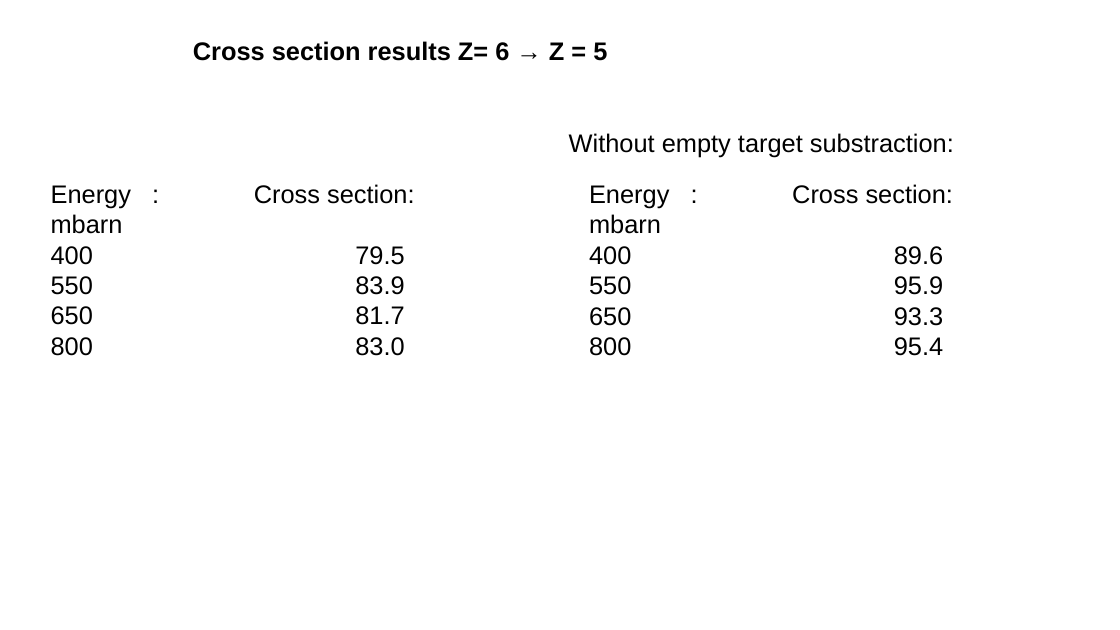
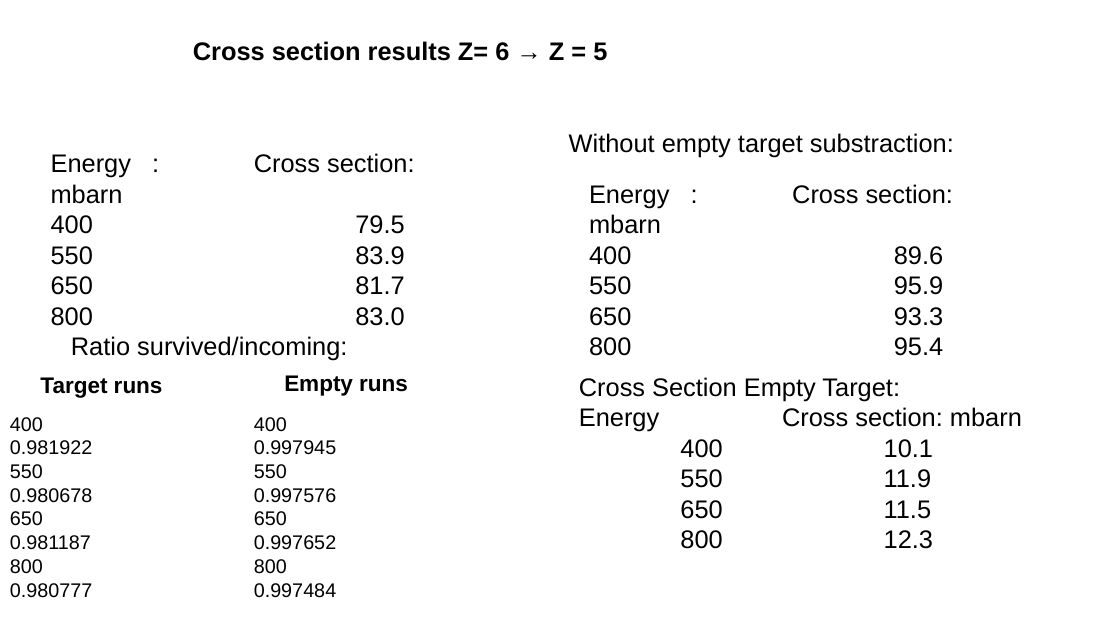
Before and after one commit to jenegger/r3bweek24_gsi, a slide deck: slide 7 of cross_sec_numbers_update4.odp. Drawn at 1120x630 pixels with LibreOffice and Linux fonts; fonts in the diff are those of the drawing. Boxes give left, top, right and bottom in pixels: in the first picture for what was removed or moved away, otherwise in the second. Text is boxed around its words. In the diff, an @@ line names an element or a change of style, - is before the commit and + after.

```diff
--- a/cross_sec_numbers_update4.odp
+++ b/cross_sec_numbers_update4.odp
@@ text "Energy : Cross section: mbarn": place and size @@
-text "Energy : Cross section: mbarn" at [51,184,414,356]
+text "Energy : Cross section: mbarn" at [51,153,414,326]
@@ text added at [71,336,347,360], 18 pt, text #000000 @@
+Ratio survived/incoming:
@@ text added at [40,377,163,398], 16 pt, text #000000, bold @@
+Target runs
@@ text added at [284,375,408,396], 16 pt, text #000000, bold @@
+Empty runs
@@ text added at [579,377,1022,549], 18 pt, text #000000 @@
+Cross Section Empty Target:
+Energy Cross section: mbarn
+400 10.1
+550 11.9
+650 11.5
+800 12.3
@@ text added at [10,417,92,598], 14 pt, text #000000 @@
+400 0.981922
+550 0.980678
+650 0.981187
+800 0.980777
@@ text added at [254,417,336,598], 14 pt, text #000000 @@
+400 0.997945
+550 0.997576
+650 0.997652
+800 0.997484
```
Also in this commit, not shown: 1 slide added, 2 other files.
